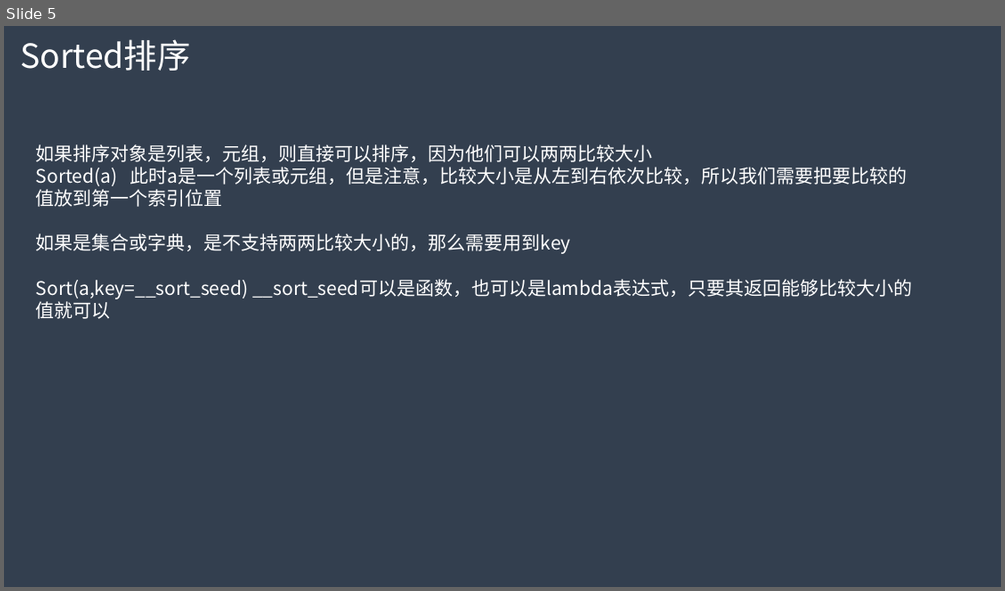
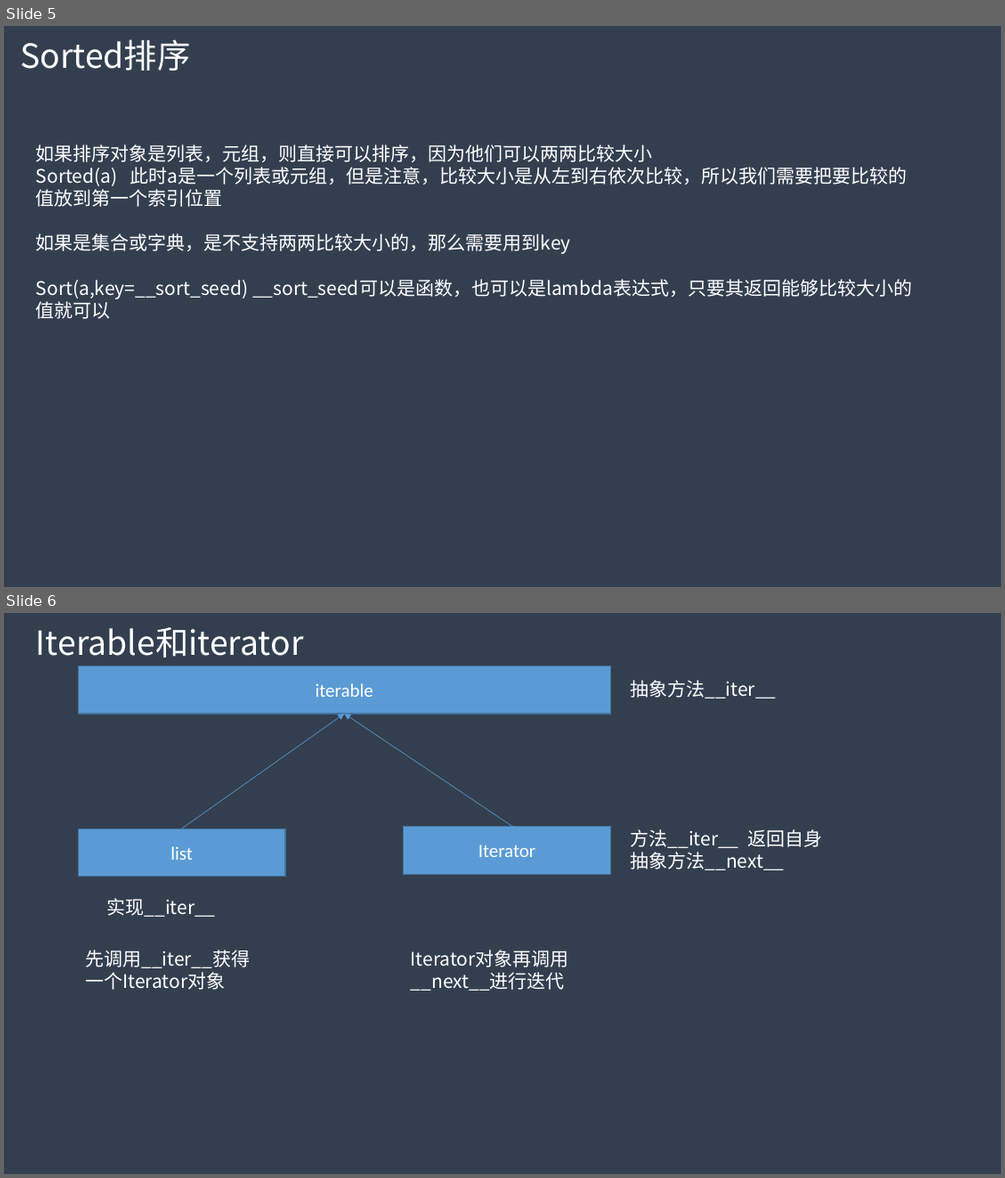
Before and after one commit to myfc-mp/myfc-be, a slide deck: docs/git总结.pptx. Shown one above the other, each under a label of ours: slide 5 before the commit, slides 5 and 6 after it. The pictures are 1005x591 and 1005x1178 pixels, drawn with LibreOffice and Linux fonts; fonts in the diff are those of the drawing. Boxes give left, top, right and bottom in pixels: in the first picture for what was removed or moved away, otherwise in the second. Text is boxed around its words. In the diff, an @@ line names an element or a change of style, - is before the commit and + after.

```diff
--- a/docs/git总结.pptx
+++ b/docs/git总结.pptx
@@ slide 6 added at (4, 613, 1001, 1174), background #333F50 @@
@@ text added at (36, 627, 304, 657), 32 pt, text #FFFFFF @@
+Iterable和iterator
@@ rectangle added at (78, 666, 610, 714), fill #5B9BD5, outline #43739E 1 pt, 18 pt, text #FFFFFF @@
+iterable
@@ text added at (631, 680, 777, 698), 18 pt, text #FFFFFF @@
+抽象方法__iter__
@@ arrow added from (182, 828) to (344, 714), #5B9BD5 0.5 pt @@
@@ arrow added from (517, 828) to (344, 714), #5B9BD5 0.5 pt @@
@@ rectangle added at (404, 826, 610, 874), fill #5B9BD5, outline #43739E 1 pt, 18 pt, text #FFFFFF @@
+Iterator
@@ rectangle added at (78, 828, 285, 876), fill #5B9BD5, outline #43739E 1 pt, 18 pt, text #FFFFFF @@
+list
@@ text added at (631, 829, 822, 870), 18 pt, text #FFFFFF @@
+方法__iter__ 返回自身
+抽象方法__next__
@@ text added at (107, 898, 216, 916), 18 pt, text #FFFFFF @@
+实现__iter__
@@ text added at (85, 949, 250, 989), 18 pt, text #FFFFFF @@
+先调用__iter__获得一个Iterator对象
@@ text added at (411, 949, 569, 990), 18 pt, text #FFFFFF @@
+Iterator对象再调用__next__进行迭代
```
Also in this commit, not shown: 1 slide removed, 5 other files.
